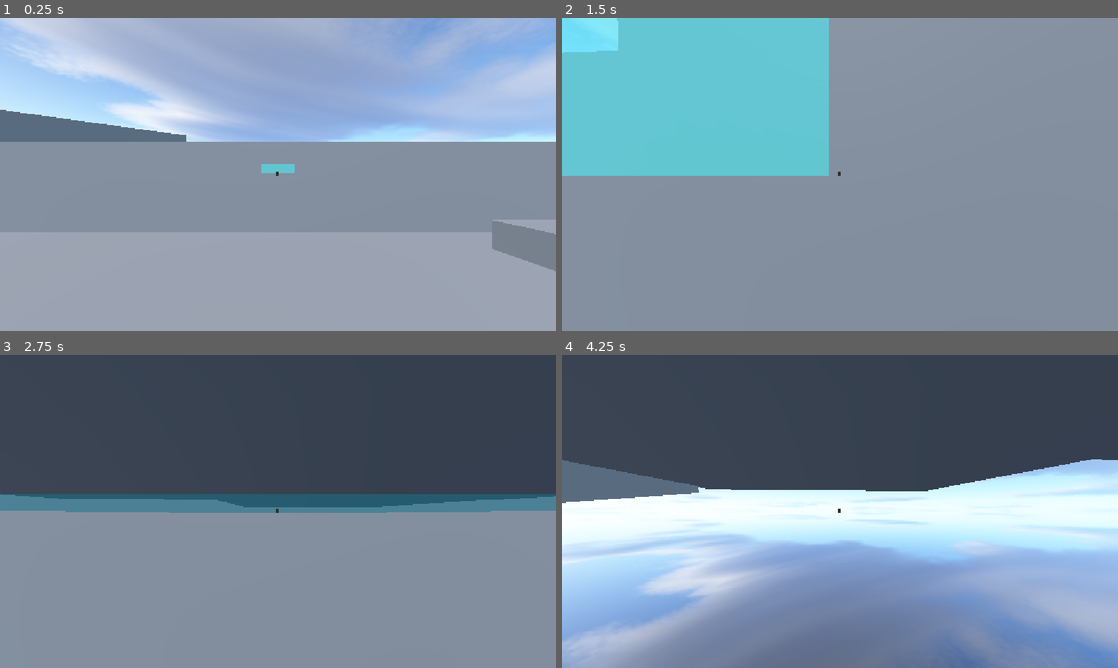
Above: before the commit, frames 1-4 (two rows, left to right).
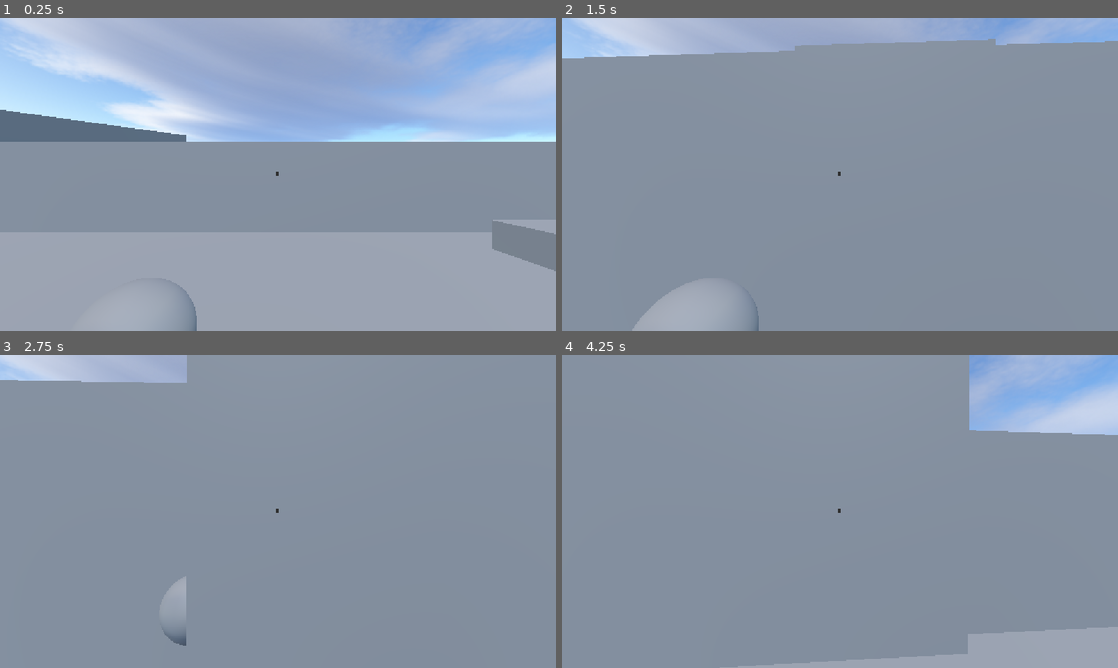
Above: after the commit, the same moments.

Repository: Yot-25/Earth-Shifter
Game: Godot game, scene res://Scenes/main.tscn
Same seed, same stepped clock (60 frames per second), same inputs: the game is played once before the commit and once after it.
Inputs (mouse positions are in pixels of both pictures, inside the frame that each line leads up to):
- Up to frame 1 (0.25 s): no input
- Up to frame 2 (1.5 s): tap Enter (ui_accept) at 0.5, 0.77 s; move the mouse to (867, 174) at 0.52 s; hold Right mouse button (place) 0.53-1.28 s; hold W (up) from 0.53 s (still down); click (867, 174) at 0.8 s; move the mouse to (812, 174) at 1.27 s; click (812, 174) at 1.35 s
- Up to frame 3 (2.75 s): keep holding W (up); tap Enter (ui_accept) at 1.52 s; right-click (250, 511) at 1.55 s; move the mouse to (289, 505) at 2.02 s; hold Right mouse button (place) from 2.03 s (still down); click (289, 505) at 2.3 s
- Up to frame 4 (4.25 s): keep holding W (up); move the mouse to (834, 517) at 2.77 s; release Right mouse button (place) at 2.78 s; click (834, 517) at 2.85 s; tap Enter (ui_accept) at 3.02, 3.77 s; right-click (834, 517) at 3.05 s; move the mouse to (878, 514) at 3.52 s; hold Right mouse button (place) from 3.53 s (still down); click (878, 514) at 3.8 s

The runs differ from the first frame. In frame 1, 0.4% of the frame differs, in the area x 31-53%, y 46-100%; in frame 2, 30%; in frame 3, 50%; in frame 4, 92%, in the area x 0-100%, y 0-100%.

Commit message:
attack and block states

Diff:
--- a/Scenes/Player/Earth_Block.tscn
+++ b/Scenes/Player/Earth_Block.tscn
@@ -6,14 +6,15 @@
 size = Vector3(1, 1.5, 1)
 
 [sub_resource type="BoxShape3D" id="BoxShape3D_egdpp"]
+size = Vector3(1, 1.4899902, 1)
 
 [node name="Earth Block" type="AnimatableBody3D" unique_id=1922935921]
 script = ExtResource("1_x31ho")
 
 [node name="MeshInstance3D" type="MeshInstance3D" parent="." unique_id=445839707]
-transform = Transform3D(1, 0, 0, 0, 1, 0, 0, 0, 1, 0, 0.75, 0)
+transform = Transform3D(1, 0, 0, 0, 1, 0, 0, 0, 1, 0, -0.785, 0)
 mesh = SubResource("BoxMesh_egdpp")
 
 [node name="CollisionShape3D" type="CollisionShape3D" parent="." unique_id=1898063042]
-transform = Transform3D(1, 0, 0, 0, 1, 0, 0, 0, 1, 0, 0.5, 0)
+transform = Transform3D(1, 0, 0, 0, 1, 0, 0, 0, 1, 0, -0.7817041, 0)
 shape = SubResource("BoxShape3D_egdpp")
--- a/Scenes/main.tscn
+++ b/Scenes/main.tscn
@@ -2,7 +2,6 @@
 
 [ext_resource type="Script" uid="uid://dge6nxqcmxu8u" path="res://Scritps/Player/movement.gd" id="1_jjgbg"]
 [ext_resource type="Script" uid="uid://d18tf6wmv1v7" path="res://Scritps/Player/ability.gd" id="2_bo1nx"]
-[ext_resource type="PackedScene" uid="uid://c5xjdarw7q2t7" path="res://Scenes/Player/preview_block.tscn" id="3_8gbba"]
 [ext_resource type="PackedScene" uid="uid://0wsxbm0jrspn" path="res://Scenes/Player/Earth_Block.tscn" id="3_jjvhh"]
 [ext_resource type="Script" uid="uid://c52a2qpbn4m12" path="res://Scenes/ability_holder.gd" id="5_21xkr"]
 [ext_resource type="Texture2D" uid="uid://cfbahpesailuu" path="res://Assets/Textures/Panorama_Sky_04-512x512.png" id="5_kry3j"]
@@ -10,6 +9,11 @@
 [sub_resource type="CapsuleShape3D" id="CapsuleShape3D_egdpp"]
 
 [sub_resource type="CapsuleMesh" id="CapsuleMesh_egdpp"]
+
+[sub_resource type="SphereMesh" id="SphereMesh_egdpp"]
+
+[sub_resource type="SphereShape3D" id="SphereShape3D_egdpp"]
+radius = 0.44551378
 
 [sub_resource type="BoxMesh" id="BoxMesh_egdpp"]
 
@@ -41,8 +45,6 @@
 script = ExtResource("2_bo1nx")
 earthblock = ExtResource("3_jjvhh")
 
-[node name="PreviewBlock" parent="Player/Ability" unique_id=1418466424 instance=ExtResource("3_8gbba")]
-
 [node name="CameraPivot" type="Node3D" parent="Player" unique_id=792772035]
 transform = Transform3D(1, 0, 0, 0, 1, 0, 0, 0, 1, 0, 0.73643374, 0)
 
@@ -52,6 +54,18 @@
 target_position = Vector3(0, 0, -8)
 collision_mask = 3
 collide_with_areas = true
+
+[node name="LeftHand" type="Area3D" parent="Player/CameraPivot/Camera3D" unique_id=618193770]
+transform = Transform3D(0.5, 0, 0, 0, 0.5, 0, 0, 0, 0.5, -0.6267582, -0.73643374, -0.90350676)
+
+[node name="MeshInstance3D" type="MeshInstance3D" parent="Player/CameraPivot/Camera3D/LeftHand" unique_id=413407288]
+mesh = SubResource("SphereMesh_egdpp")
+
+[node name="CollisionShape3D" type="CollisionShape3D" parent="Player/CameraPivot/Camera3D/LeftHand" unique_id=530884235]
+shape = SubResource("SphereShape3D_egdpp")
+
+[node name="Hands" type="Node3D" parent="Player/CameraPivot" unique_id=885926930]
+transform = Transform3D(1, 0, 0, 0, 1, 0, 0, 0, 1, 0, -0.73643374, 0)
 
 [node name="AbilityHolder" type="Node3D" parent="." unique_id=2048647650]
 script = ExtResource("5_21xkr")
@@ -120,3 +134,4 @@
 color = Color(0.18359044, 0.18359044, 0.18359044, 1)
 
 [connection signal="placeBlock" from="Player/Ability" to="AbilityHolder" method="_on_ability_place_block"]
+[connection signal="body_entered" from="Player/CameraPivot/Camera3D/LeftHand" to="Player" method="_on_left_hand_body_entered"]
--- a/Scritps/Player/ability.gd
+++ b/Scritps/Player/ability.gd
@@ -3,24 +3,15 @@
 @onready var ability_holder: Node3D = $"../../AbilityHolder"
 @onready var ray_cast_3d: RayCast3D = $"../CameraPivot/Camera3D/RayCast3D"
 @export var earthblock: PackedScene
-@onready var preview_block: Node3D = $PreviewBlock
 signal placeBlock(rayPos:Vector3, rayNormal: Vector3)
+var isOnCooldown: bool = false
 
-# Called when the node enters the scene tree for the first time.
-func _ready() -> void:
-	preview_block.visible = false
 
 func _input(event: InputEvent) -> void:
-	if event.is_action_pressed("place"):
-		placeBlock.emit(ray_cast_3d.get_collision_point(), ray_cast_3d.get_collision_normal())
-
-func _physics_process(delta: float) -> void:
-	if ray_cast_3d.is_colliding():
-		previewObject()
-	else:
-		preview_block.visible = false
-
-
-func previewObject():
-	preview_block.global_position = ray_cast_3d.get_collision_point()
-	preview_block.visible = true
+	if isOnCooldown ==false:
+		if event.is_action_pressed("place"):
+			isOnCooldown = true
+			placeBlock.emit(ray_cast_3d.get_collision_point(),
+			 ray_cast_3d.get_collision_normal())
+			await get_tree().create_timer(2).timeout
+			isOnCooldown = false
--- a/Scritps/Player/earth_block.gd
+++ b/Scritps/Player/earth_block.gd
@@ -1 +1,28 @@
 extends AnimatableBody3D
+
+@onready var mesh_instance_3d: MeshInstance3D = $MeshInstance3D
+@onready var collision_shape_3d: CollisionShape3D = $CollisionShape3D
+enum state{RISE, SHIFT, REST}
+var currentState
+func _ready() -> void:
+	currentState = state.RISE
+	RiseUp()
+
+
+func RiseUp() -> void:
+	var tween = get_tree().create_tween()
+	tween.tween_property(mesh_instance_3d, "position", Vector3.UP*0.5, 1.5)
+	var tween2 = get_tree().create_tween()
+	tween2.tween_property(collision_shape_3d, "position", Vector3.UP*0.5, 1.5)
+	if tween.finished and tween2.finished:
+		UpdateState(state.REST)
+
+func UpdateState(newState) -> void:
+	currentState = newState
+	print(currentState)
+
+func Destroy() -> void:
+	print("destroyed")
+
+func Pushed() -> void:
+	print("pushed")
--- a/Scritps/Player/movement.gd
+++ b/Scritps/Player/movement.gd
@@ -1,15 +1,25 @@
 extends CharacterBody3D
 
 @onready var camera_3d: Camera3D = $CameraPivot/Camera3D
+@onready var left_hand: Area3D = $CameraPivot/Camera3D/LeftHand
 
 const SPEED = 5.0
 const JUMP_VELOCITY = 4.5
 var screenSize: Vector2
+var currentCharge: float
+var maxCharge: float = 2
+
+enum attackState{NORMAL, HEAVY, NONE}
+var currentAttackState
+var attackCooldown:bool = false
+var speedMultiplier:float = 2
+
 @export var rotationSpeed: float = 20
 @export var xRotationLimit: float = 60
 @onready var character_body_3d: CharacterBody3D = $"."
 
 func _ready() -> void:
+	currentAttackState = attackState.NONE
 	Input.mouse_mode = Input.MOUSE_MODE_CAPTURED
 	screenSize = get_viewport().get_visible_rect().size
 
@@ -22,7 +32,22 @@
 
 
 func _physics_process(delta: float) -> void:
+	if(not attackCooldown):
+		if Input.is_action_pressed("attack"):
+			currentCharge += delta* speedMultiplier
+		if Input.is_action_just_released("attack"):
+			attackCooldown = true
+			Attack(currentCharge)
 
+			var tween = get_tree().create_tween()
+			tween.tween_property(left_hand, "position", Vector3.FORWARD + left_hand.position, .2)
+			await get_tree().create_timer(.3).timeout
+			var tween1 = get_tree().create_tween()
+			tween1.tween_property(left_hand, "position", Vector3.BACK + left_hand.position, .2)
+			await get_tree().create_timer(1).timeout
+			currentCharge = 0
+			attackCooldown = false
+			currentAttackState = attackState.NONE
 	# Add the gravity.
 	if not is_on_floor():
 		velocity += get_gravity() * delta
@@ -43,3 +68,20 @@
 		velocity.z = move_toward(velocity.z, 0, SPEED)
 
 	move_and_slide()
+
+
+func Attack(chargeAmount:float) -> void:
+	if chargeAmount > maxCharge:
+		currentAttackState = attackState.HEAVY
+	else:
+		currentAttackState = attackState.NORMAL
+
+
+func _on_left_hand_body_entered(body: Node3D) -> void:
+	if body is AnimatableBody3D:
+		if currentAttackState == attackState.HEAVY:
+			body.Pushed()
+		elif currentAttackState == attackState.NORMAL:
+			body.Destroy()
+		else:
+			pass
--- a/project.godot
+++ b/project.godot
@@ -47,6 +47,11 @@
 "events": [Object(InputEventMouseButton,"resource_local_to_scene":false,"resource_name":"","device":-1,"window_id":0,"a …(253 unchanged characters)…
 ]
 }
+attack={
+"deadzone": 0.2,
+"events": [Object(InputEventMouseButton,"resource_local_to_scene":false,"resource_name":"","device":-1,"window_id":0,"alt_pressed":false,"shift_pressed":false,"ctrl_pressed":false,"meta_pressed":false,"button_mask":0,"position":Vector2(0, 0),"global_position":Vector2(0, 0),"factor":1.0,"button_index":1,"canceled":false,"pressed":false,"double_click":false,"script":null)
+]
+}
 
 [physics]
 
